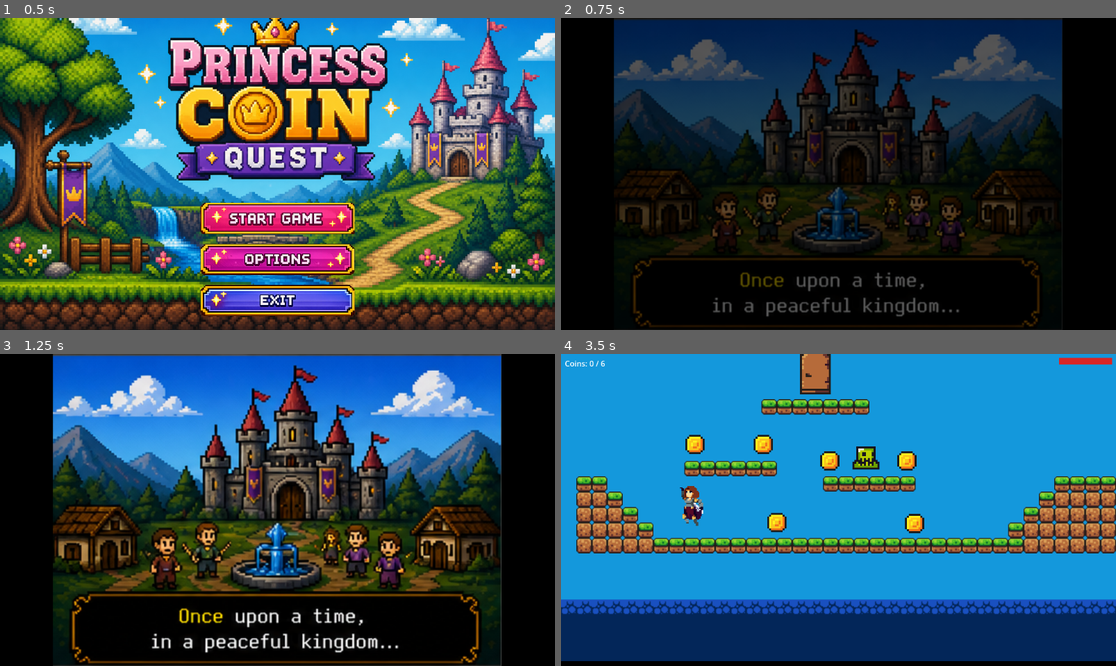
Above: before the commit, frames 1-4 (two rows, left to right).
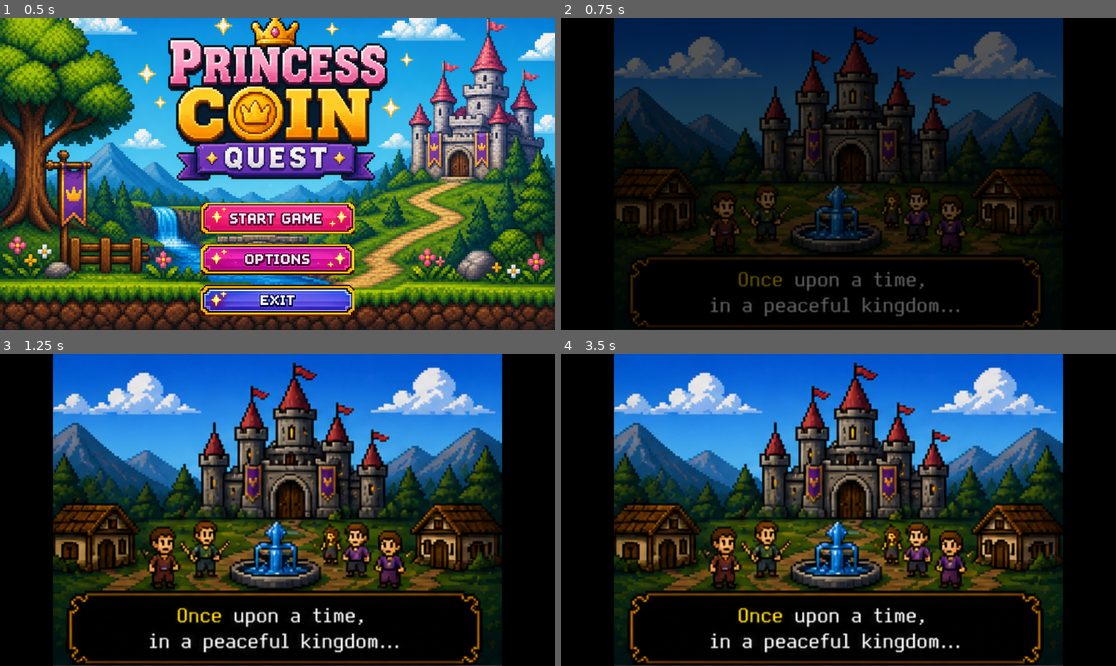
Above: after the commit, the same moments.

Repository: RazorRyan/PrincessCoinQuest
Game: Godot game, scene res://scenes/levels/MainMenu.tscn
Two runs of this game, one before a commit and one after it. Both use one fixed random seed, a clock stepped at 60 frames per second and the inputs below. Sound files missing from this copy of the repository are replaced by a short silence.
Inputs (mouse positions are in pixels of both pictures, inside the frame that each line leads up to):
- Up to frame 1 (0.5 s): no input
- Up to frame 2 (0.75 s): click (838, 217) at 0.5 s
- Up to frame 3 (1.25 s): no input
- Up to frame 4 (3.5 s): tap Enter at 1.25 s; move the mouse to (960, 494) at 1.27 s; hold D (move_right) 1.28-2.78 s; tap J (attack) at 1.35, 2.1, 2.85 s; click (960, 494) at 1.42 s; tap Space (jump) at 1.52, 2.27, 2.75 s; move the mouse to (727, 525) at 2.02 s; click (727, 525) at 2.17 s; move the mouse to (894, 441) at 2.77 s; hold A (move_left) from 2.78 s (still down); click (894, 441) at 2.92 s

Frame 1 is identical in both runs. In frame 2, 6.8% of the frame differs, in the area x 9-91%, y 0-100%; in frame 3, 19%; in frame 4, 96%, in the area x 0-100%, y 0-100%.

Commit message:
Add intro music to IntroMovie

Diff:
--- a/src/scenes/ui/IntroMovie.tscn
+++ b/src/scenes/ui/IntroMovie.tscn
@@ -3,6 +3,7 @@
 [ext_resource type="Script" path="res://scripts/ui/IntroMovie.gd" id="1_scr"]
 [ext_resource type="FontFile" uid="uid://c1sruh2ugrjnr" path="res://assets/fonts/PixelOperator8.ttf" id="2_fnt"]
 [ext_resource type="Texture2D" uid="uid://dk07sqv1nd45i" path="res://assets/backgrounds/Intro_Movie_1.png" id="3_img"]
+[ext_resource type="AudioStream" uid="uid://m6jj7ilraf8j" path="res://assets/music/CoinFallKingdom_IntroMovie.mp3" id="4_mus"]
 
 [node name="IntroMovie" type="Control"]
 layout_mode = 3
@@ -57,3 +58,9 @@
 theme_override_constants/shadow_offset_x = 2
 theme_override_constants/shadow_offset_y = 2
 modulate = Color(1, 1, 1, 0)
+
+[node name="IntroMusic" type="AudioStreamPlayer" parent="."]
+stream = ExtResource("4_mus")
+autoplay = false
+volume_db = -8.0
+bus = &"Music"
--- a/src/scripts/ui/IntroMovie.gd
+++ b/src/scripts/ui/IntroMovie.gd
@@ -11,15 +11,15 @@
 ]
 
 # Duration each frame stays visible (full seconds, excluding fade time)
-const FRAME_DURATIONS: Array[float] = [2.5, 2.5, 2.5, 2.5, 3.0, 3.0, 0.0]
+const FRAME_DURATIONS: Array[float] = [7.0, 7.0, 7.0, 7.0, 7.0, 7.0, 0.0]
 const FADE_DURATION := 0.5
 
 @onready var movie_image: TextureRect = $MovieImage
 @onready var fade_overlay: ColorRect = $FadeOverlay
 @onready var skip_label: Label = $SkipLabel
+@onready var intro_music: AudioStreamPlayer = $IntroMusic
 
 var _current_frame := 0
-var _skip_requested := false
 var _on_last_frame := false
 var _waiting_for_input := false
 
@@ -27,19 +27,16 @@
 	fade_overlay.color = Color(0, 0, 0, 1)
 	movie_image.scale = Vector2.ONE
 	skip_label.modulate.a = 0.0
+	intro_music.play(0.0)
 	_play_sequence()
 
 func _input(event: InputEvent) -> void:
+	if not _waiting_for_input:
+		return
 	if event is InputEventMouseButton and not event.pressed:
 		return
-	if _waiting_for_input:
-		# Last frame: click or tap starts the game
-		if event is InputEventMouseButton or event is InputEventScreenTouch:
-			_load_first_level()
-		return
-	if event is InputEventKey or event is InputEventMouseButton or event is InputEventScreenTouch:
-		if not _skip_requested:
-			_skip_requested = true
+	if event is InputEventMouseButton or event is InputEventScreenTouch:
+		_load_first_level()
 
 # ── Main sequence ─────────────────────────────────────────────────────────────
 
@@ -57,17 +54,9 @@
 			_waiting_for_input = true
 			return  # Stop loop — input handler takes over
 
-		# Wait while visible (interruptible)
+		# Wait while visible
 		var wait_time: float = FRAME_DURATIONS[_current_frame]
-		await _interruptible_wait(wait_time)
-
-		if _skip_requested:
-			# Jump straight to last frame
-			_skip_requested = false
-			_current_frame = FRAMES.size() - 1
-			# Fade OUT to black before showing frame 7
-			await _fade(1.0, FADE_DURATION)
-			continue
+		await get_tree().create_timer(wait_time).timeout
 
 		# Fade OUT: overlay goes from transparent (alpha=0) → black (alpha=1)
 		await _fade(1.0, FADE_DURATION)
@@ -91,16 +80,13 @@
 	tween.tween_property(label, "modulate:a", target_alpha, duration)
 	await tween.finished
 
-func _interruptible_wait(seconds: float) -> void:
-	var elapsed := 0.0
-	while elapsed < seconds:
-		if _skip_requested:
-			return
-		elapsed += get_process_delta_time()
-		await get_tree().process_frame
 
 func _load_first_level() -> void:
+	# Fade out music and overlay simultaneously
 	var tween := create_tween()
+	tween.set_parallel(true)
 	tween.tween_property(fade_overlay, "color:a", 1.0, FADE_DURATION)
+	tween.tween_property(intro_music, "volume_db", -80.0, FADE_DURATION)
 	await tween.finished
+	intro_music.stop()
 	GameManager.start_game()
Binary file changed: src/assets/backgrounds/Intro_Movie_1.png
Binary file changed: src/assets/backgrounds/Intro_Movie_2.png
Binary file changed: src/assets/backgrounds/Intro_Movie_3.png
Binary file changed: src/assets/backgrounds/Intro_Movie_4.png
Binary file changed: src/assets/backgrounds/Intro_Movie_5.png
Binary file changed: src/assets/backgrounds/Intro_Movie_6.png
Binary file changed: src/assets/backgrounds/Intro_Movie_7.png
Not shown, added: src/assets/music/CoinFallKingdom_IntroMovie.mp3.import
Not shown, changed: src/CHANGELOG.md
Not shown, added: src/assets/music/CoinFallKingdom_IntroMovie.mp3
